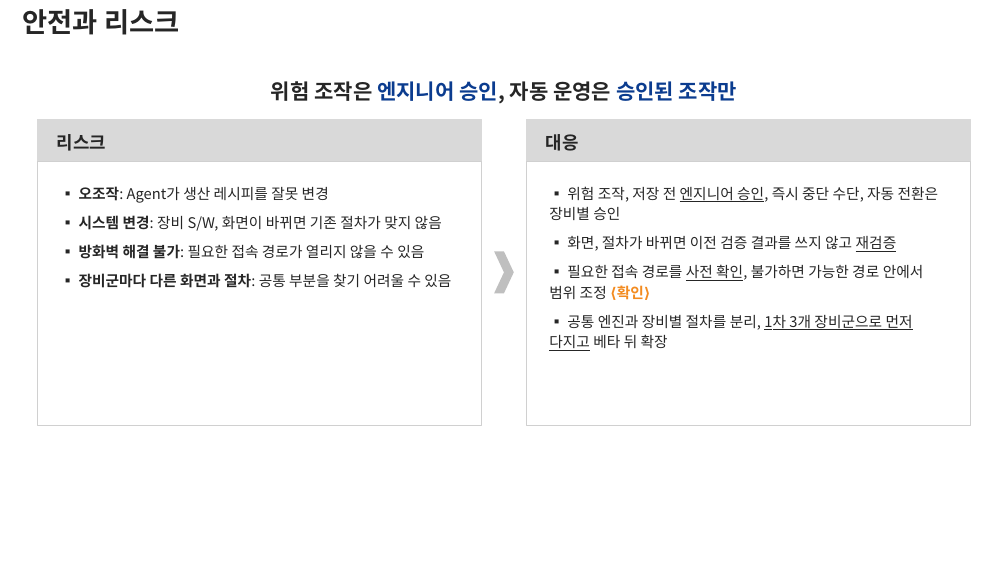
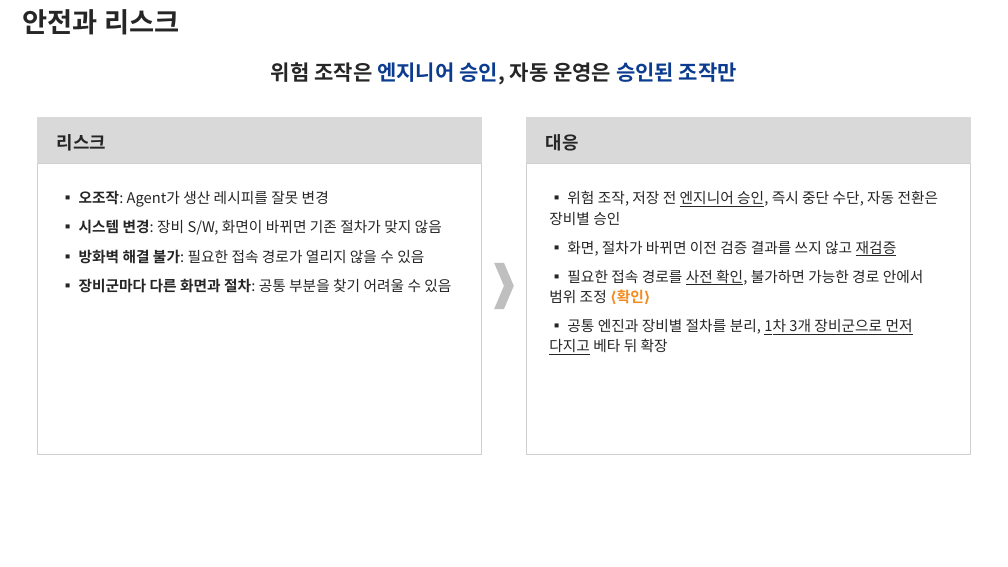
Before and after one commit to DarrenKoi/pm_notes, a slide deck: slide 9 of my-task/arc-tf/deliverables/arc-tf-proposal.pptx. Drawn at 1008x567 pixels with LibreOffice and Linux fonts; fonts in the diff are those of the drawing. Boxes give left, top, right and bottom in pixels: in the first picture for what was removed or moved away, otherwise in the second. Text is boxed around its words. In the diff, an @@ line names an element or a change of style, - is before the commit and + after.

```diff
--- a/my-task/arc-tf/deliverables/arc-tf-proposal.pptx
+++ b/my-task/arc-tf/deliverables/arc-tf-proposal.pptx
@@ text "위험 조작은 엔지니어 승인, 자동 ...": place and size @@
-text "위험 조작은 엔지니어 승인, 자동 ..." at (271, 81, 737, 103)
+text "위험 조작은 엔지니어 승인, 자동 ..." at (271, 62, 737, 84)
@@ rectangle: place and size @@
-rectangle at (38, 161, 482, 425)
+rectangle at (38, 163, 482, 454)
@@ rectangle: place and size @@
-rectangle at (527, 161, 971, 425)
+rectangle at (527, 163, 971, 454)
@@ text "▪ 오조작: Agent가 생산 레시피를 ...": place and size @@
-text "▪ 오조작: Agent가 생산 레시피를 ..." at (79, 186, 451, 288)
+text "▪ 오조작: Agent가 생산 레시피를 ..." at (79, 190, 451, 293)
@@ text "▪ 위험 조작, 저장 전 ...": place and size @@
-text "▪ 위험 조작, 저장 전 ..." at (549, 186, 939, 351)
+text "▪ 위험 조작, 저장 전 ..." at (549, 190, 939, 355)
@@ chevron: place and size @@
-chevron at (495, 252, 514, 293)
+chevron at (495, 263, 514, 309)
```
Also in this commit, not shown: 8 other slides changed, 4 other files.
